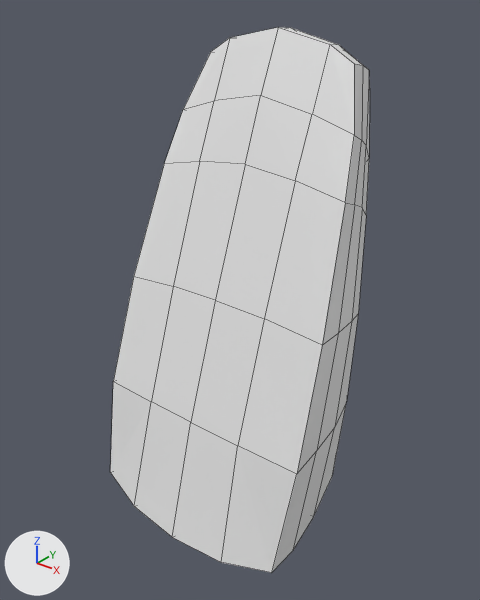
The Blender file Speaker.blend: old version first, new version second.
Both versions are drawn from a 50 mm lens placed at (3.8, -4.93, 2.82), pointed at (-0.02, -0.16, -0.13). Arrows for +X, +Y and +Z are at lower left; the lights stay in place. Mesh edges are drawn as thin lines.

The older version as bpy lines, for what is in view:
```python
me_cube_001 = bpy.data.meshes.new('Cube.001')
me_cube_001.from_pydata(...)  # 66 vertices, 56 faces; spans x 0.0..1.23, y -1.31..1.05, z -2.63..2.41
ob_cube = bpy.data.objects.new('Cube', me_cube_001)
ob_cube.location = (0.0, 0.0, 0.0)
_m = ob_cube.modifiers.new('Mirror', 'MIRROR')
```
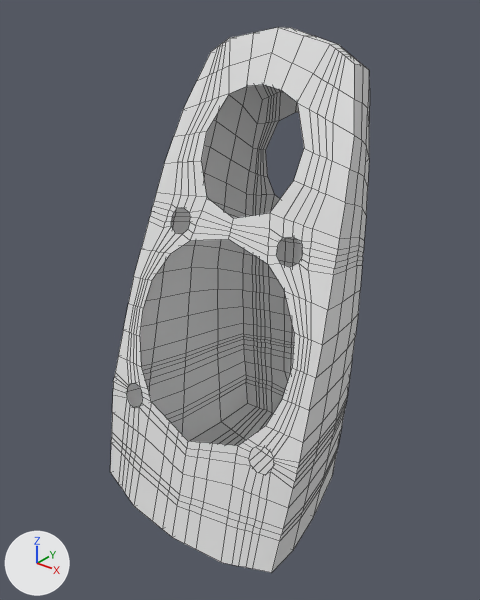
Where the change shows, as pixel boxes (x1, y1, x2, y2) in the pictures (480 x 600 px):
part 1 of me_cube_001, built on
    before: (113, 31, 354, 560)
    after: (111, 31, 370, 570)

Edits to the bpy script that builds the scene:
```text
Change me_cube_001:
    used by ob_cube; location = (0.0, 0.0, 0.0)
    remove me_cube_001.from_pydata(...)  # 66 vertices, 56 faces; spans x 0.0..1.23, y -1.31..1.05, z -2.63..2.41
    add me_cube_001.from_pydata(...)  # 530 vertices, 481 faces; spans x 0.0..1.23, y -1.31..1.05, z -2.63..2.41
    me_cube_001 part 1: 1 vertex moved from x 0.0, y 0.13, z 1.85 to x 0.0, y 0.28, z 2.2; 10 vertices removed from x 0.0..0.58, y -0.97..0.98, z -1.18..1.74; 474 vertices added at x 0.0..1.23, y -1.3..1.04, z -2.61..2.36
```
